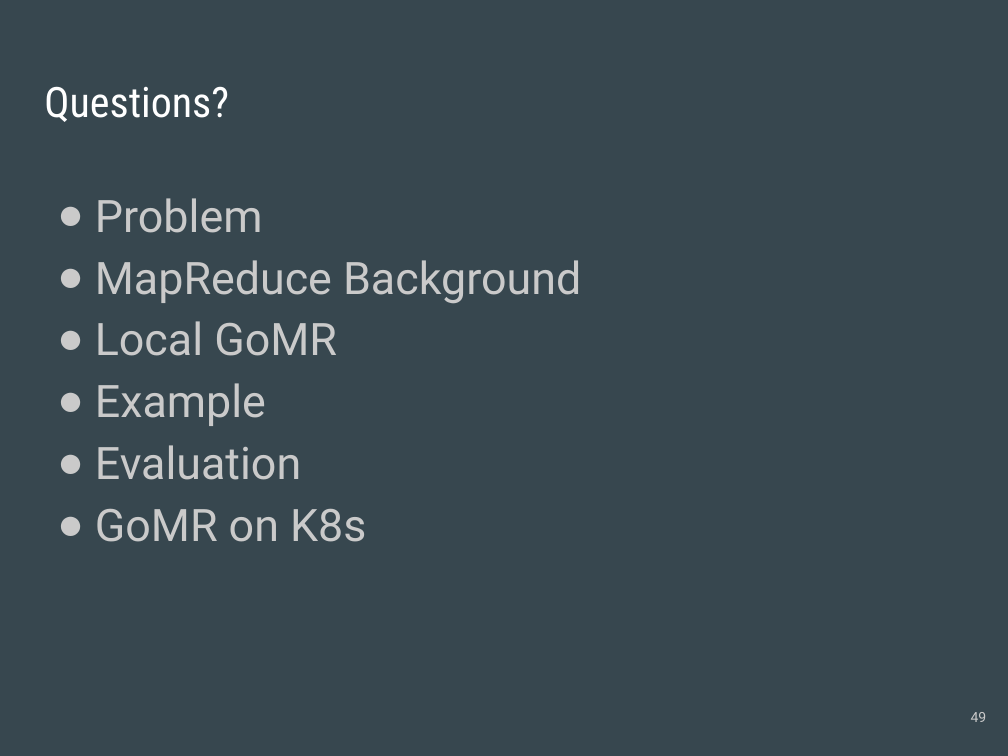
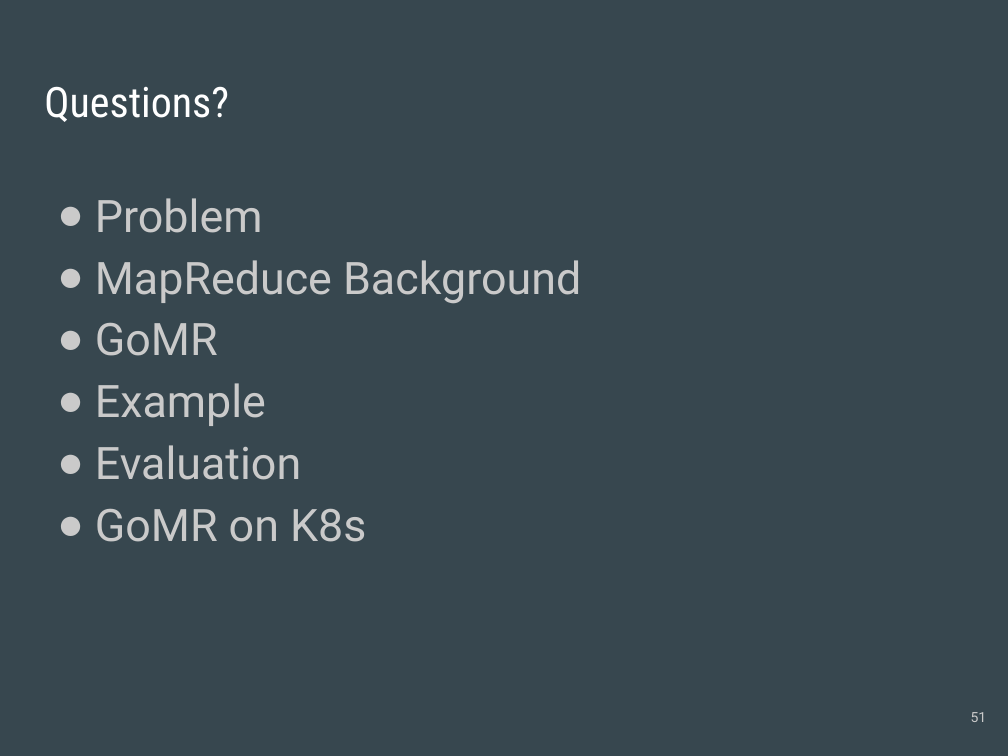
Before and after one commit to cnnrznn/cnnrznn.github.io, a slide deck: slide 51 of files/GoMR/slides-distributed.pptx (slide 49 before the commit). Drawn at 1008x756 pixels with LibreOffice and Linux fonts; fonts in the diff are those of the drawing. Boxes give left, top, right and bottom in pixels: in the first picture for what was removed or moved away, otherwise in the second. Text is boxed around its words. In the diff, an @@ line names an element or a change of style, - is before the commit and + after.

```diff
--- a/files/GoMR/slides-distributed.pptx
+++ b/files/GoMR/slides-distributed.pptx
@@ text at bbox=[95, 323, 218, 356]: text changed @@
-● Local GoMR
+● GoMR
@@ page number at bbox=[971, 712, 987, 722]: text changed @@
-49
+51
```
Also in this commit, not shown: 9 other slides changed, 4 slides added, 1 slide removed.
